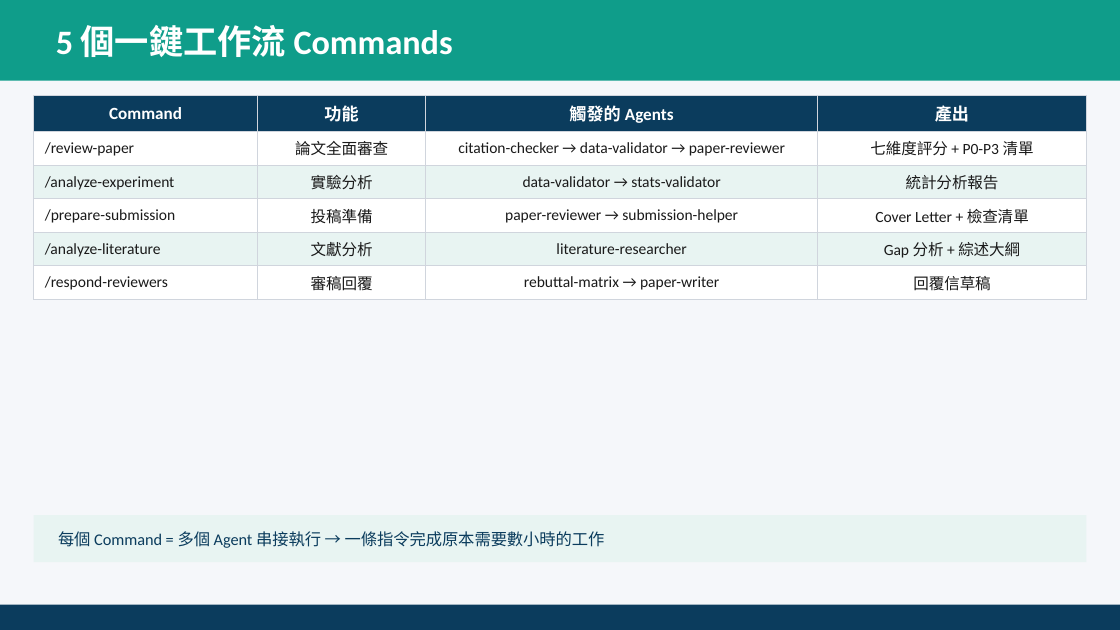
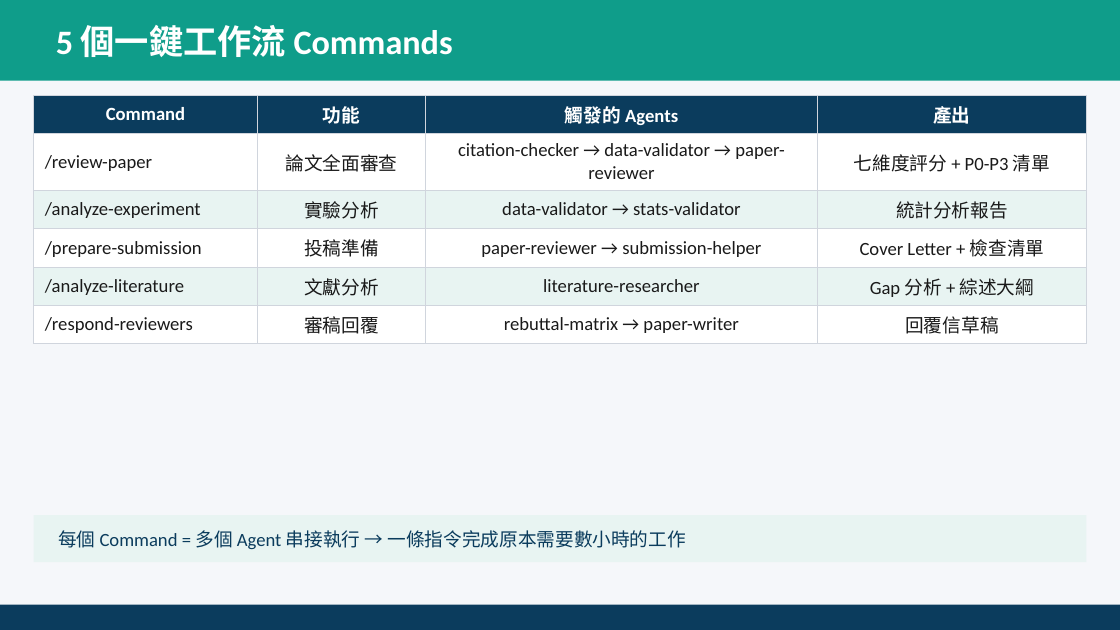
Before and after one commit to ai-cooperation/paperlab, a slide deck: slide 57 of dist/Day2_Full_AI研究進階.pptx (slide 43 before the commit). Drawn at 1120x630 pixels with LibreOffice and Linux fonts; fonts in the diff are those of the drawing. Boxes give left, top, right and bottom in pixels: in the first picture for what was removed or moved away, otherwise in the second. Text is boxed around its words. In the diff, an @@ line names an element or a change of style, - is before the commit and + after.

```diff
--- a/dist/Day2_Full_AI研究進階.pptx
+++ b/dist/Day2_Full_AI研究進階.pptx
@@ table at <box>34,95,1086,338</box> @@
@@ size 11 to 12 pt in "Command", "功能", "觸發的 Agents", "產出" @@
@@ size 10 to 12 pt @@
@@ text "每個 Command = 多個 Agent ..." at <box>58,530,686,549</box>: size 10.5 to 12 pt @@
```
Also in this commit, not shown: 55 other slides changed, 14 slides added, 15 other files.
